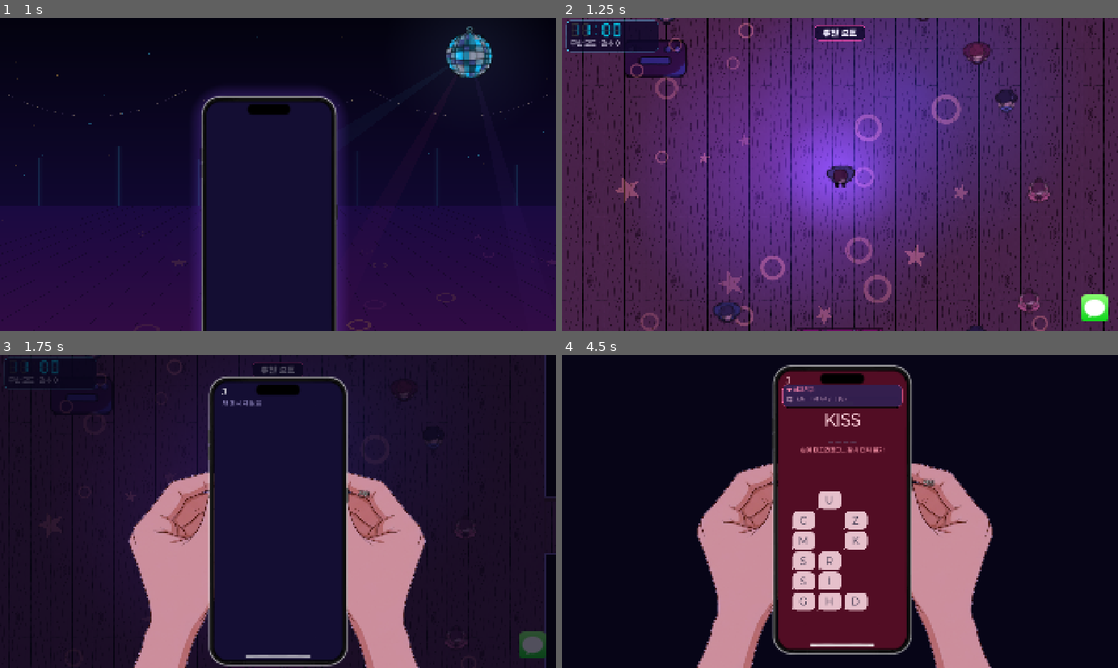
Above: before the commit, frames 1-4 (two rows, left to right).
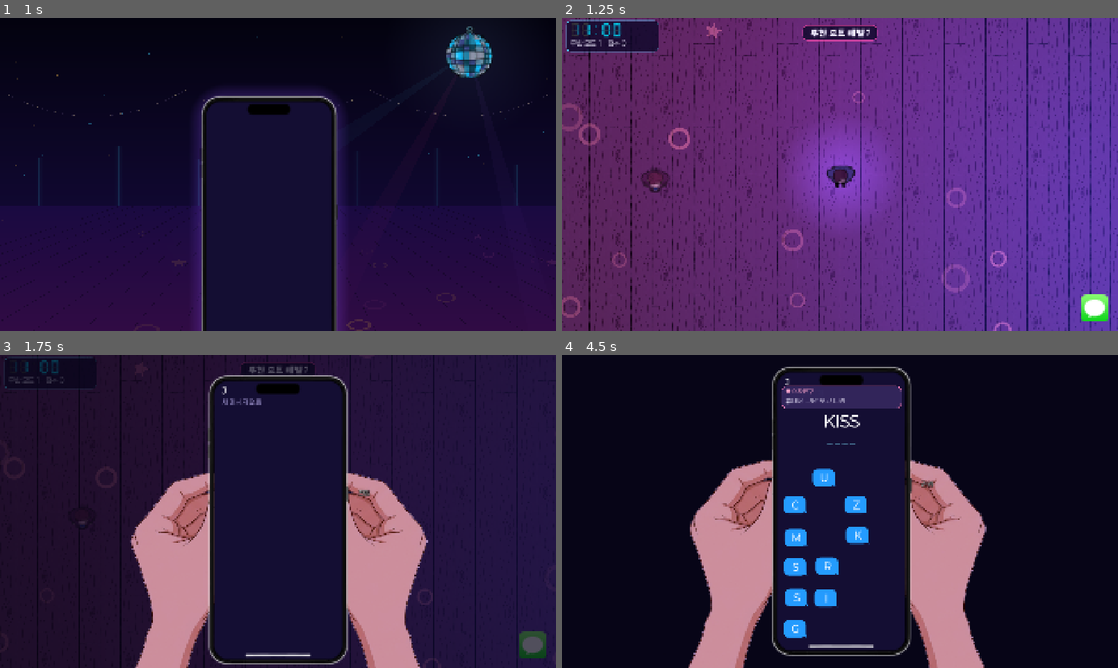
Above: after the commit, the same moments.

Repository: xyur2/DLQ
Game: Godot game, scene res://scenes/menu/menu.tscn
The game is run twice, just before and just after one commit, with the same random seed, the same clock (stepped at 60 frames per second) and the same inputs.
Inputs (mouse positions are in pixels of both pictures, inside the frame that each line leads up to):
- Up to frame 1 (1 s): click "무한 모드" at 0.5 s
- Up to frame 2 (1.25 s): no input
- Up to frame 3 (1.75 s): tap Enter at 1.25 s; move the mouse to (533, 646) at 1.27 s; hold D (move_right) from 1.28 s (still down); hold E (interact) from 1.28 s (still down); click (533, 646) at 1.42 s
- Up to frame 4 (4.5 s): move the mouse to (728, 527) at 2.02 s; release D (move_right) at 2.03 s; release E (interact) at 2.03 s; hold S (move_down) 2.03-2.78 s; tap E (interact) at 2.1, 3.05, 3.8 s; move the mouse to (895, 442) at 2.77 s; hold D (move_right) 2.78-3.53 s; hold N (next_level) 2.78-3.53 s; move the mouse to (812, 574) at 3.52 s; hold W (move_up) 3.53-4.28 s; tap Q (open_phone) at 3.6 s; click (812, 574) at 3.67 s; move the mouse to (1006, 558) at 4.27 s; hold A (move_left) from 4.28 s (still down); hold E (interact) from 4.28 s (still down); tap Z at 4.35 s

Frame 1 is identical in both runs. In frame 2, 61% of the frame differs, in the area x 0-100%, y 0-100%; in frame 3, 20%; in frame 4, 25%.

Commit message:
무한 모드: 끝없는 맵, 화면 밖 생성·삭제, 한 번 쓰는 소품, 1시간마다 레벨 업 / 명세서 v2.7
- endless.tscn(EndlessLevel): 방·벽 없이 상하좌우로 끝없는 바닥. 카메라 둘레만 타일을 칠함
- EndlessSpawner: 플레이어 둘레 1920×1440 구역의 사람 수와 소품 3개를 화면 밖에서 맞추고, 멀어지면 지움
- 소품 single_use: 한 번 쓰면 사라지고 효과가 끝나면 노드 삭제
- 게임 시간 1시간(180초)마다 무한 레벨 업: 사람 10→30명, DM 3.0→1.5초, 쉬는 시간 5→2.5초(레벨 11에서 상한). 시계 계속 흐름
- 조명 무늬를 플레이어 둘레에 반복(setup_wrapped), 사라진 사람은 소리 목록에서 뺌
- 무한 모드는 히든 엔딩 판정 안 함
- 명세서 v2.7: 레벨 9개, 맵 3종, 방별 인원 나누기, 반응 점수, 무한 모드, 측정값

Co-Authored-By: Claude Opus 5.5 <noreply@anthropic.com>

Diff:
--- /dev/null
+++ b/scenes/top_view/levels/endless.tscn
@@ -0,0 +1,16 @@
+[gd_scene format=3]
+
+[ext_resource type="Script" path="res://scripts/endless_level.gd" id="1_level"]
+[ext_resource type="TileSet" path="res://scenes/top_view/map_tiles.tres" id="2_tiles"]
+
+[node name="EndlessLevel" type="Node2D"]
+script = ExtResource("1_level")
+
+[node name="Floor" type="TileMapLayer" parent="."]
+scale = Vector2(0.5, 0.5)
+tile_set = ExtResource("2_tiles")
+collision_enabled = false
+
+[node name="PlayerStart" type="Marker2D" parent="."]
+
+[node name="Props" type="Node2D" parent="."]
--- a/scripts/audio_director.gd
+++ b/scripts/audio_director.gd
@@ -75,7 +75,12 @@
     if in_alert and not _was_in_alert:
         _play_sfx(_alert_stream)
     _was_in_alert = in_alert
-    for entry: Dictionary in _npc_entries:
+    for i: int in range(_npc_entries.size() - 1, -1, -1):
+        var entry: Dictionary = _npc_entries[i]
+        # 무한 모드에서는 사람이 사라지므로 지워진 사람은 목록에서 뺀다.
+        if not is_instance_valid(entry['npc']):
+            _npc_entries.remove_at(i)
+            continue
         var npc: PartyNpc = entry['npc']
         var footstep: AudioStreamPlayer2D = entry['footstep']
         var walking: bool = npc.is_walking() and GameState.is_playing()
--- /dev/null
+++ b/scripts/endless_level.gd
@@ -0,0 +1,118 @@
+class_name EndlessLevel
+extends PartyLevel
+## 무한 모드의 맵: 방과 벽 없이 상하좌우로 끝없이 이어진 바닥 하나. scenes/top_view/levels/endless.tscn의 루트에 붙는다.
+## 바닥 타일(Floor)은 카메라 둘레만 칠하고 멀어진 칸은 지운다. 무늬는 일반 맵과 같다(칸 좌표를 3으로 나눈 나머지).
+## 방이 하나뿐이라 사람은 문을 찾지 않고 곧장 걷는다.
+## 걸어갈 곳은 지금 자리에서 ENDLESS_WANDER_RADIUS 안, 처음 놓을 곳은 플레이어 둘레 구역(ENDLESS_ZONE_HALF) 안이다.
+
+const FLOOR_SOURCE: int = 1
+const CELL: float = 48.0
+const FILL_MARGIN_CELLS: int = 8     # 화면 밖으로 미리 칠해 두는 칸 수
+const REFILL_STEP_CELLS: int = 4     # 카메라가 이만큼 움직이면 다시 칠한다
+
+## 구역의 중심 (플레이어). TopView가 넣어 준다.
+var follow_node: Node2D = null
+
+var _filled_center: Vector2i = Vector2i(1 << 30, 1 << 30)
+
+@onready var _floor: TileMapLayer = $Floor
+
+
+func _process(_delta: float) -> void:
+    var center: Vector2 = _view_center()
+    var cell := Vector2i(floori(center.x / CELL), floori(center.y / CELL))
+    if absi(cell.x - _filled_center.x) >= REFILL_STEP_CELLS or absi(cell.y - _filled_center.y) >= REFILL_STEP_CELLS:
+        _fill_floor(cell)
+
+
+## 구역의 중심 (플레이어 위치, 없으면 원점)
+func zone_center() -> Vector2:
+    return follow_node.global_position if follow_node != null else Vector2.ZERO
+
+
+func _view_center() -> Vector2:
+    var camera: Camera2D = get_viewport().get_camera_2d()
+    return camera.get_screen_center_position() if camera != null else zone_center()
+
+
+func _fill_floor(cell: Vector2i) -> void:
+    _filled_center = cell
+    var camera: Camera2D = get_viewport().get_camera_2d()
+    var zoom: Vector2 = camera.zoom if camera != null else Vector2.ONE
+    var half_view: Vector2 = get_viewport().get_visible_rect().size / zoom * 0.5
+    var half := Vector2i(ceili(half_view.x / CELL), ceili(half_view.y / CELL)) + Vector2i.ONE * FILL_MARGIN_CELLS
+    var keep: Vector2i = half + Vector2i.ONE * REFILL_STEP_CELLS * 2
+    for used: Vector2i in _floor.get_used_cells():
+        if absi(used.x - cell.x) > keep.x or absi(used.y - cell.y) > keep.y:
+            _floor.erase_cell(used)
+    for x: int in range(cell.x - half.x, cell.x + half.x + 1):
+        for y: int in range(cell.y - half.y, cell.y + half.y + 1):
+            var c := Vector2i(x, y)
+            if _floor.get_cell_source_id(c) == -1:
+                _floor.set_cell(c, FLOOR_SOURCE, Vector2i(posmod(x, 3), posmod(y, 3)))
+
+
+# ── PartyLevel을 방 하나짜리 끝없는 바닥으로 바꾼다 ──
+
+func room_quota(_index: int) -> int:
+    return 0
+
+
+func total_quota() -> int:
+    return 0
+
+
+func set_allocation(total: int) -> void:
+    room_alloc.clear()
+    room_alloc.append(total)
+    room_load.clear()
+    room_load.append(0)
+
+
+func room_at(_point: Vector2) -> int:
+    return 0
+
+
+func room_or_nearest(_point: Vector2) -> int:
+    return 0
+
+
+## 플레이어 둘레 구역 안의 무작위 지점
+func random_point_in_room(_index: int) -> Vector2:
+    var half: Vector2 = GameConfig.ENDLESS_ZONE_HALF
+    return zone_center() + Vector2(randf_range(-half.x, half.x), randf_range(-half.y, half.y))
+
+
+## 걸어갈 곳: from_point에서 ENDLESS_WANDER_RADIUS 안(소품 위는 피함). from_point가 없으면 구역 안.
+func random_point(from_point: Vector2 = Vector2.INF) -> Vector2:
+    if from_point == Vector2.INF:
+        return random_free_point_in_room(0)
+    var radius: float = GameConfig.ENDLESS_WANDER_RADIUS
+    var point: Vector2 = from_point + Vector2.from_angle(randf() * TAU) * randf_range(radius * 0.25, radius)
+    for _attempt: int in FREE_POINT_ATTEMPTS:
+        if not is_on_prop(point):
+            break
+        point = from_point + Vector2.from_angle(randf() * TAU) * randf_range(radius * 0.25, radius)
+    return point
+
+
+func clamp_point(point: Vector2, _room_hint: int = -1) -> Vector2:
+    return point
+
+
+func can_reach(_from_point: Vector2, _to_point: Vector2) -> bool:
+    return true
+
+
+func next_step(_from_point: Vector2, to_point: Vector2) -> Vector2:
+    return to_point
+
+
+func room_path(_a: int, _b: int) -> Array[int]:
+    var path: Array[int] = [0]
+    return path
+
+
+func reachable_rooms(_from_room: int) -> Array[int]:
+    var result: Array[int] = [0]
+    return result
--- /dev/null
+++ b/scripts/endless_spawner.gd
@@ -0,0 +1,125 @@
+class_name EndlessSpawner
+extends Node
+## 무한 모드: 플레이어 둘레 구역(ENDLESS_ZONE_HALF)의 사람과 소품 수를 맞춘다. TopView가 만들어 붙인다.
+## ENDLESS_SPAWN_INTERVAL마다
+## - 구역에서 ENDLESS_DESPAWN_MARGIN보다 멀고 화면 밖인 사람과 (안 쓴) 소품을 지운다. 따라오는 중인 사람은 남긴다.
+## - 사람이 목표 인원(cfg['npc_target'])보다 적으면 구역 안, 화면 밖 무작위 자리에 새로 만든다.
+##   따라오는 옵션은 지금 있는 사람 중 cfg['follower_count']명이 되도록 새 사람에게 준다.
+## - 안 쓴 소품이 ENDLESS_PROP_COUNT보다 적으면 같은 식으로 새로 만든다. 종류는 무작위, 한 번 쓰면 사라진다.
+
+const PROP_SCENE: PackedScene = preload('res://scenes/top_view/prop.tscn')
+const PROP_IDS: Array[String] = ['speaker', 'light', 'playlist']
+const SPOT_ATTEMPTS: int = 30
+
+## 누적 수 (테스트와 디버그용)
+var npcs_spawned: int = 0
+var npcs_removed: int = 0
+var props_spawned: int = 0
+var props_removed: int = 0
+
+var _top_view: TopView = null
+var _level: EndlessLevel = null
+var _player: Node2D = null
+var _npcs_root: Node = null
+var _left: float = 0.0
+
+
+func setup(top_view: TopView, level: EndlessLevel, player: Node2D, npcs_root: Node) -> void:
+    _top_view = top_view
+    _level = level
+    _player = player
+    _npcs_root = npcs_root
+    _left = 0.0
+
+
+func _physics_process(delta: float) -> void:
+    if _level == null or not GameState.is_playing():
+        return
+    _left -= delta
+    if _left > 0.0:
+        return
+    _left = GameConfig.ENDLESS_SPAWN_INTERVAL
+    refresh()
+
+
+func refresh() -> void:
+    var view: Rect2 = _view_rect().grow(GameConfig.ENDLESS_VIEW_MARGIN)
+    var half: Vector2 = GameConfig.ENDLESS_ZONE_HALF
+    var zone := Rect2(_player.global_position - half, half * 2.0)
+    var keep: Rect2 = zone.grow(GameConfig.ENDLESS_DESPAWN_MARGIN)
+
+    var alive: Array[PartyNpc] = []
+    var followers: int = 0
+    for node: Node in _npcs_root.get_children():
+        var npc := node as PartyNpc
+        if npc == null or npc.is_queued_for_deletion():
+            continue
+        var far: bool = not keep.has_point(npc.global_position) and not view.has_point(npc.global_position)
+        if far and not npc.is_following():
+            npc.queue_free()
+            npcs_removed += 1
+            continue
+        alive.append(npc)
+        if npc.follower_option:
+            followers += 1
+    for _k: int in maxi(0, int(GameState.cfg['npc_target']) - alive.size()):
+        var point: Vector2 = _free_point(zone, view, alive)
+        if point == Vector2.INF:
+            break
+        var follower: bool = followers < int(GameState.cfg['follower_count'])
+        if follower:
+            followers += 1
+        alive.append(_top_view.create_npc(point, 'normal', follower))
+        npcs_spawned += 1
+
+    var unused_props: int = 0
+    for prop: PartyProp in _level.get_props():
+        if prop.is_queued_for_deletion() or prop.used_up:
+            continue
+        if not keep.has_point(prop.global_position) and not view.has_point(prop.global_position):
+            prop.queue_free()
+            props_removed += 1
+            continue
+        unused_props += 1
+    for _k: int in maxi(0, GameConfig.ENDLESS_PROP_COUNT - unused_props):
+        var point: Vector2 = _free_point(zone, view, alive)
+        if point == Vector2.INF:
+            break
+        _spawn_prop(point)
+
+
+## 구역 안, 화면 밖이고 소품 위가 아니며 다른 사람과 떨어진 무작위 지점. 못 찾으면 Vector2.INF.
+func _free_point(zone: Rect2, view: Rect2, others: Array[PartyNpc]) -> Vector2:
+    for _attempt: int in SPOT_ATTEMPTS:
+        var point: Vector2 = zone.position + Vector2(randf(), randf()) * zone.size
+        if view.has_point(point) or _level.is_on_prop(point):
+            continue
+        var crowded: bool = false
+        for other: PartyNpc in others:
+            if other.global_position.distance_to(point) < GameConfig.NPC_SPAWN_SPACING:
+                crowded = true
+                break
+        if not crowded:
+            return point
+    return Vector2.INF
+
+
+func _spawn_prop(point: Vector2) -> void:
+    var prop: PartyProp = PROP_SCENE.instantiate()
+    var prop_id: String = PROP_IDS.pick_random()
+    prop.prop_id = prop_id
+    prop.single_use = true
+    prop.aggro_offset = Vector2.from_angle(randf() * TAU) * float(GameConfig.ENDLESS_AGGRO_OFFSETS[prop_id])
+    prop.position = _level.to_local(point)
+    _level.get_node('Props').add_child(prop)
+    props_spawned += 1
+
+
+## 지금 화면에 보이는 월드 영역
+func _view_rect() -> Rect2:
+    var camera: Camera2D = get_viewport().get_camera_2d()
+    var size: Vector2 = get_viewport().get_visible_rect().size
+    if camera == null:
+        return Rect2(_player.global_position - size * 0.5, size)
+    size /= camera.zoom
+    return Rect2(camera.get_screen_center_position() - size * 0.5, size)
--- a/scripts/game_config.gd
+++ b/scripts/game_config.gd
@@ -195,6 +195,35 @@
         'follower_count': 3, 'dm_interval': 1.8, 'reply_cooldown': 3.0, 'letter_gap': 6.0,
         'caught_radius': 80.0, 'decoy_count': 8, 'wrong_lock_time': 2.0},
 ]
+
+# 무한 모드. 방과 벽 없이 상하좌우로 끝없이 이어진 바닥(ENDLESS_SCENE).
+# 사람과 소품은 플레이어 둘레 구역(ENDLESS_ZONE_HALF) 안, 화면 밖에서 생기고, 구역에서 멀어지고 화면 밖이면 사라진다.
+# 소품은 한 번 쓰면 사라진다. 게임 시간 1시간(ENDLESS_LEVEL_SEC, 시계 1시간)마다 무한 레벨이 오른다.
+# 무한 레벨 n의 값 = START + STEP × (n − 1)이고 상한(MAX, MIN)에서 멈춘다. 사람 수와 DM 주기는 레벨 11에서 상한.
+const ENDLESS_SCENE: String = 'res://scenes/top_view/levels/endless.tscn'
+const ENDLESS_LEVEL_SEC: float = 180.0          # 게임 시간 1시간 (SURVIVE_TIME과 같음)
+const ENDLESS_NPC_START: int = 10               # 구역 안 사람 수
+const ENDLESS_NPC_STEP: int = 2
+const ENDLESS_NPC_MAX: int = 30
+const ENDLESS_DM_START: float = 3.0             # DM 도착 주기(초)
+const ENDLESS_DM_STEP: float = 0.15
+const ENDLESS_DM_MIN: float = 1.5
+const ENDLESS_COOLDOWN_START: float = 5.0       # 답장 후 쉬는 시간(초)
+const ENDLESS_COOLDOWN_STEP: float = 0.25
+const ENDLESS_COOLDOWN_MIN: float = 2.5
+const ENDLESS_LETTER_GAP_START: float = 40.0    # 휴대폰 글자 간격. LETTER_MIN_GAP에서 멈춤
+const ENDLESS_LETTER_GAP_STEP: float = 5.0
+const ENDLESS_DECOY_START: int = 6              # 섞이는 글자 수. 3레벨마다 +1
+const ENDLESS_DECOY_MAX: int = 8
+const ENDLESS_FOLLOWER_MAX: int = 3             # 따라오는 사람. 1명에서 3레벨마다 +1
+const ENDLESS_ZONE_HALF: Vector2 = Vector2(960.0, 720.0)   # 플레이어 둘레 1920×1440 구역. 30명이면 레벨 9 맵과 비슷한 밀도
+const ENDLESS_DESPAWN_MARGIN: float = 240.0     # 구역에서 이만큼 더 멀어지고 화면 밖이면 사라진다
+const ENDLESS_VIEW_MARGIN: float = 96.0         # 화면 가장자리에서 이만큼 바깥이어야 생기거나 사라진다
+const ENDLESS_SPAWN_INTERVAL: float = 0.5       # 사람·소품 수를 맞추는 간격(초)
+const ENDLESS_WANDER_RADIUS: float = 360.0      # 사람이 한 번에 걸어가는 최대 거리
+const ENDLESS_PROP_COUNT: int = 3               # 구역 안에 늘 있는 (아직 안 쓴) 소품 수
+const ENDLESS_AGGRO_OFFSETS: Dictionary = {'speaker': 0.0, 'light': 400.0, 'playlist': 500.0}  # 소품에서 어그로 지점까지 거리(방향 무작위)
+const ENDLESS_LIGHT_WINDOW: Vector2 = Vector2(3200.0, 2400.0)  # 바닥 조명 무늬가 반복되는 크기
 
 # ===== B 구역 =====
 const VIEW_SIZE: Vector2 = Vector2(1920.0, 1080.0)
--- a/scripts/game_hud.gd
+++ b/scripts/game_hud.gd
@@ -19,7 +19,7 @@
         _notice.text = '밀려났다... %d초' % ceili(GameState.stun_left)
     elif GameState.slow_dance_active:
         _notice.text = '슬로우 댄스 타임'
-    elif GameState.is_playing() and GameState.elapsed_time < GameConfig.LEVEL_TITLE_SEC:
+    elif GameState.is_playing() and GameState.level_title_left > 0.0:
         _notice.text = GameState.get_level_title()
     else:
         _notice.text = ''
--- a/scripts/game_state.gd
+++ b/scripts/game_state.gd
@@ -22,6 +22,7 @@
 signal slow_dance_changed(active: bool)
 signal circle_ending_started()
 signal circle_scare_started()
+signal endless_level_changed(level: int)
 
 var state: State = State.INTRO
 var end_reason: EndReason = EndReason.NONE
@@ -37,6 +38,8 @@
 var tremor_closeness: float = 0.0   # 손 떨림용 근접도 0~1 (TREMOR_FAR_RADIUS → 발각 반경)
 var debug_enabled: bool = false
 var endless_mode: bool = false     # 무한 모드: 시간이 다 돼도 승리하지 않고 끝날 때까지 점수를 쌓는다
+var endless_level: int = 1         # 무한 모드 레벨. 게임 시간 1시간마다 오른다
+var level_title_left: float = 0.0  # 위쪽 알림에 레벨 이름을 보여 줄 남은 시간 (시작할 때, 무한 레벨이 오를 때)
 var score: int = 0
 var stun_left: float = 0.0
 var slow_dance_active: bool = false
@@ -56,7 +59,12 @@
 ## 모든 값을 초기화한다. Main._enter_tree()에서 호출한다(자식 씬의 _ready보다 먼저).
 func start_game() -> void:
     level_index = clampi(level_index, 0, GameConfig.LEVELS.size() - 1)
-    cfg = GameConfig.TEST_LEVEL if test_level else GameConfig.LEVELS[level_index]
+    endless_level = 1
+    if endless_mode:
+        cfg = endless_config(1)
+    else:
+        cfg = GameConfig.TEST_LEVEL if test_level else GameConfig.LEVELS[level_index]
+    level_title_left = GameConfig.LEVEL_TITLE_SEC
     end_reason = EndReason.NONE
     phone_on = false
     dm_stage = 0
@@ -96,14 +104,34 @@
 
 
 func get_level_title() -> String:
-    return '무한 모드' if endless_mode else String(cfg['title'])
+    return String(cfg['title'])
 
 
 ## 화면에 보이는 레벨 번호는 1부터 시작한다.
 func get_level_label() -> String:
     if endless_mode:
-        return '무한 모드'
+        return '무한 모드 %d' % endless_level
     return 'Level 0' if test_level else 'Level %d' % (level_index + 1)
+
+
+## 무한 모드 레벨 level의 설정. 레벨이 오를수록 사람이 많고 DM이 자주 오며, 상한에서 멈춘다(GameConfig.ENDLESS_*).
+static func endless_config(level: int) -> Dictionary:
+    var step: int = maxi(level - 1, 0)
+    var every_three: int = floori(step / 3.0)
+    return {
+        'title': '무한 모드 레벨 %d' % level,
+        'scene': GameConfig.ENDLESS_SCENE,
+        'npc_target': mini(GameConfig.ENDLESS_NPC_START + GameConfig.ENDLESS_NPC_STEP * step, GameConfig.ENDLESS_NPC_MAX),
+        'npc_bonus': 0,
+        'npc_kinds': {},
+        'follower_count': mini(1 + every_three, GameConfig.ENDLESS_FOLLOWER_MAX),
+        'dm_interval': maxf(GameConfig.ENDLESS_DM_START - GameConfig.ENDLESS_DM_STEP * step, GameConfig.ENDLESS_DM_MIN),
+        'reply_cooldown': maxf(GameConfig.ENDLESS_COOLDOWN_START - GameConfig.ENDLESS_COOLDOWN_STEP * step, GameConfig.ENDLESS_COOLDOWN_MIN),
+        'letter_gap': maxf(GameConfig.ENDLESS_LETTER_GAP_START - GameConfig.ENDLESS_LETTER_GAP_STEP * step, GameConfig.LETTER_MIN_GAP),
+        'caught_radius': 80.0,
+        'decoy_count': mini(GameConfig.ENDLESS_DECOY_START + every_three, GameConfig.ENDLESS_DECOY_MAX),
+        'wrong_lock_time': 2.0,
+    }
 
 
 func is_playing() -> bool:
@@ -118,6 +146,9 @@
     if not is_playing():
         return
     elapsed_time += delta
+    level_title_left = maxf(0.0, level_title_left - delta)
+    if endless_mode:
+        _update_endless_level()
     stun_left = maxf(0.0, stun_left - delta)
     _update_slow_dance()
     nearest_npc_px = nearest_px
@@ -131,6 +162,17 @@
     _check_end()
 
 
+## 무한 모드: 게임 시간 1시간마다 레벨을 올리고 설정(cfg)을 바꾼다. 다음 DM, 다음 단어부터 적용된다.
+func _update_endless_level() -> void:
+    var level: int = 1 + floori(elapsed_time / GameConfig.ENDLESS_LEVEL_SEC)
+    if level <= endless_level:
+        return
+    endless_level = level
+    cfg = endless_config(level)
+    level_title_left = GameConfig.LEVEL_TITLE_SEC
+    endless_level_changed.emit(level)
+
+
 ## Q 또는 아이콘 클릭. 켜기 전용.
 func open_phone() -> void:
     if is_playing() and not phone_on and not is_stunned():
@@ -231,6 +273,10 @@
 
 ## 왼쪽 위 시각. 180초 동안 11h 00 → 12h 00.
 func get_clock_text() -> String:
+    if endless_mode:
+        # 무한 모드는 12시에서 멈추지 않고 계속 흐른다 (1시간 = ENDLESS_LEVEL_SEC).
+        var total_minutes: int = floori(elapsed_time / GameConfig.ENDLESS_LEVEL_SEC * 60.0)
+        return '%02dh %02d' % [(11 + floori(total_minutes / 60.0)) % 24, total_minutes % 60]
     var ratio: float = clampf(elapsed_time / GameConfig.SURVIVE_TIME, 0.0, 1.0)
     var minutes: int = int(ratio * 60.0)
     if minutes >= 60:
--- a/scripts/main.gd
+++ b/scripts/main.gd
@@ -16,10 +16,10 @@
 func _ready() -> void:
 	RenderingServer.set_default_clear_color(GameConfig.BACKGROUND_COLOR)
 	GameState.game_ended.connect(_on_game_ended)
+	_top_view.npc_added.connect(_audio.attach_npc)
 	var npcs: Array[PartyNpc] = _top_view.spawn_npcs(_top_view.npc_count())
-	GameState.npc_total = npcs.size()
-	for npc: PartyNpc in npcs:
-		_audio.attach_npc(npc)
+	# 무한 모드는 사람이 생기고 사라지므로 히든 엔딩(모두 길막)을 판정하지 않는다.
+	GameState.npc_total = 0 if GameState.endless_mode else npcs.size()
 
 
 func _process(delta: float) -> void:
--- a/scripts/party_lighting.gd
+++ b/scripts/party_lighting.gd
@@ -22,6 +22,7 @@
 var _speed: float = 1.0
 var _slow: float = 0.0   # 0: 평소 조명, 1: 슬로우 댄스 조명
 var _soft_circle: GradientTexture2D = null
+var _wrap: Vector2 = Vector2.ZERO   # 무한 모드: 이 크기마다 조명 무늬를 반복한다
 
 @onready var _ambient: CanvasModulate = $Ambient
 
@@ -46,6 +47,22 @@
                 'speed': randf_range(0.1, 0.22),
                 'color': WASH_COLORS.pick_random(),
             })
+
+
+## 무한 모드: window 크기의 조명 무늬를 만들어 플레이어 둘레에 끝없이 이어 붙인다.
+func setup_wrapped(window: Vector2, player: Node2D) -> void:
+    var area: Array[Rect2] = [Rect2(-window * 0.5, window)]
+    setup(area, player)
+    _wrap = window
+
+
+## 무늬 안의 위치를 플레이어에게 가장 가까운 반복 위치로 옮긴다. 무한 모드가 아니면 그대로.
+func _wrapped(point: Vector2) -> Vector2:
+    if _wrap == Vector2.ZERO or _player == null:
+        return point
+    var center: Vector2 = to_local(_player.global_position)
+    var rel: Vector2 = point - center
+    return center + Vector2(wrapf(rel.x, -_wrap.x * 0.5, _wrap.x * 0.5), wrapf(rel.y, -_wrap.y * 0.5, _wrap.y * 0.5))
 
 
 func _ready() -> void:
@@ -84,7 +101,7 @@
     var point: Vector2 = inner.get_center() + Vector2(sin(phase) * inner.size.x, cos(phase * 1.3) * inner.size.y) * 0.5
     var color: Color = (wash['color'] as Color).lerp(SLOW_COLOR, _slow)
     color.a = WASH_ALPHA
-    _draw_soft(point, radius * 1.4, color)
+    _draw_soft(_wrapped(point), radius * 1.4, color)
 
 
 func _draw_soft(center: Vector2, radius: float, color: Color) -> void:
@@ -109,6 +126,7 @@
     var point: Vector2 = (spot['position'] as Vector2) + Vector2(sin(phase), cos(phase * 0.8)) * 40.0
     if not room.grow(-radius * 1.2).has_point(point):
         return
+    point = _wrapped(point)
     var color: Color = GOBO_COLOR.lerp(SLOW_COLOR, _slow)
     color.a = 0.42 + 0.14 * sin(phase * 3.0)
     if bool(spot['star']):
--- a/scripts/party_prop.gd
+++ b/scripts/party_prop.gd
@@ -22,6 +22,11 @@
 @export var aggro_offset: Vector2 = Vector2.ZERO
 ## 이 소품만 효과 반경을 바꿀 때 쓴다. 0이면 GameConfig.PROPS의 값.
 @export var radius_override: float = 0.0
+## 무한 모드: 한 번 쓰면 재사용 대기 대신 사라진다. 어그로 효과가 끝나면 노드도 지운다.
+@export var single_use: bool = false
+
+## 한 번 쓰고 사라졌는지 (single_use일 때)
+var used_up: bool = false
 
 var display_name: String = ''
 var aggro_radius: float = 0.0
@@ -83,6 +88,13 @@
 
 
 func _process(delta: float) -> void:
+    if used_up:
+        _active_left = maxf(0.0, _active_left - delta)
+        queue_redraw()
+        if _active_left <= 0.0:
+            _remove_effect()
+            queue_free()
+        return
     if _cooldown_left <= 0.0 and _active_left <= 0.0:
         return
     _cooldown_left = maxf(0.0, _cooldown_left - delta)
@@ -96,7 +108,7 @@
 
 ## 재사용 대기 중이 아니면 true (상호작용형 사람이 쓸 소품을 고를 때)
 func is_ready() -> bool:
-    return _cooldown_left <= 0.0
+    return _cooldown_left <= 0.0 and not used_up
 
 
 func get_hint() -> String:
@@ -106,14 +118,26 @@
 
 
 func interact(_player: Node) -> void:
-    if _cooldown_left > 0.0:
+    if _cooldown_left > 0.0 or used_up:
         return
-    _cooldown_left = cooldown_total
     _active_left = GameConfig.AGGRO_DURATION
-    _icon.modulate = COOLDOWN_TINT
-    _update_cooldown_display()
+    if single_use:
+        _use_up()
+    else:
+        _cooldown_left = cooldown_total
+        _icon.modulate = COOLDOWN_TINT
+        _update_cooldown_display()
     _spawn_effect()
     GameState.emit_aggro(get_aggro_point(), aggro_radius, GameConfig.AGGRO_DURATION)
+
+
+## 한 번 쓴 소품: 그림과 판정을 없애고, 어그로 효과만 끝날 때까지 남긴다.
+func _use_up() -> void:
+    used_up = true
+    remove_from_group('interactable')
+    _icon.visible = false
+    _shape.set_deferred('disabled', true)
+    _body_shape.set_deferred('disabled', true)
 
 
 func _update_cooldown_display() -> void:
--- a/scripts/scene_flow.gd
+++ b/scripts/scene_flow.gd
@@ -15,7 +15,7 @@
     _change_to(GAME_SCENE)
 
 
-## 무한 모드는 마지막 레벨의 설정으로 진행한다.
+## 무한 모드는 끝없는 맵(GameConfig.ENDLESS_SCENE)에서 진행하고, 설정은 GameState.endless_config()가 정한다.
 static func start_endless() -> void:
     GameState.set_endless(true)
     GameState.set_level(GameConfig.LEVELS.size() - 1)
--- a/scripts/top_view.gd
+++ b/scripts/top_view.gd
@@ -5,8 +5,12 @@
 const NPC_SCENE: PackedScene = preload('res://scenes/top_view/npc.tscn')
 const SPAWN_MAX_ATTEMPTS: int = 50
 
+## 사람을 새로 만들 때마다 (처음 배치, 무한 모드에서 새로 생길 때). Main이 소리를 붙인다.
+signal npc_added(npc: PartyNpc)
+
 var level: PartyLevel = null
-var balancer: CrowdBalancer = null
+var balancer: CrowdBalancer = null    # 일반 레벨: 방마다 인원 나누기
+var spawner: EndlessSpawner = null    # 무한 모드: 사람·소품 생성과 삭제
 
 @onready var player: PartyPlayer = $Player
 @onready var _npcs: Node2D = $NPCs
@@ -20,16 +24,26 @@
     add_child(level)
     move_child(level, 0)
     player.position = level.get_player_start()
-    ($Lighting as PartyLighting).setup(level.rooms, player)
-    balancer = CrowdBalancer.new()
-    balancer.name = 'CrowdBalancer'
-    add_child(balancer)
-    balancer.setup(level, _npcs)
+    if level is EndlessLevel:
+        (level as EndlessLevel).follow_node = player
+        ($Lighting as PartyLighting).setup_wrapped(GameConfig.ENDLESS_LIGHT_WINDOW, player)
+        spawner = EndlessSpawner.new()
+        spawner.name = 'EndlessSpawner'
+        add_child(spawner)
+        spawner.setup(self, level as EndlessLevel, player, _npcs)
+    else:
+        ($Lighting as PartyLighting).setup(level.rooms, player)
+        balancer = CrowdBalancer.new()
+        balancer.name = 'CrowdBalancer'
+        add_child(balancer)
+        balancer.setup(level, _npcs)
     GameState.circle_ending_started.connect(_on_circle_ending_started)
 
 
-## 이 판의 사람 수: 방 넓이로 정한 기본 인원의 합 + 레벨 추가 인원(npc_bonus)
+## 이 판의 처음 사람 수: 방 넓이로 정한 기본 인원의 합 + 레벨 추가 인원(npc_bonus). 무한 모드는 레벨의 목표 인원.
 func npc_count() -> int:
+    if level is EndlessLevel:
+        return int(GameState.cfg['npc_target'])
     return level.total_quota() + int(GameState.cfg['npc_bonus'])
 
 
@@ -57,22 +71,29 @@
     looks.shuffle()
     var result: Array[PartyNpc] = []
     for i: int in count:
-        var npc: PartyNpc = NPC_SCENE.instantiate()
         var room: int = spawn_rooms[i] if i < spawn_rooms.size() else 0
         var point: Vector2 = level.random_free_point_in_room(room)
         for _attempt: int in SPAWN_MAX_ATTEMPTS:
             if _is_free_spawn_point(point, result):
                 break
             point = level.random_free_point_in_room(room)
-        npc.position = point
-        npc.level = level
-        npc.follow_target = player
-        npc.kind = kinds[i]
-        npc.look = looks[i % looks.size()]
-        npc.follower_option = kinds[i] == 'normal' and i < int(GameState.cfg['follower_count'])
-        _npcs.add_child(npc)
-        result.append(npc)
+        var follower: bool = kinds[i] == 'normal' and i < int(GameState.cfg['follower_count'])
+        result.append(create_npc(point, kinds[i], follower, looks[i % looks.size()]))
     return result
+
+
+## 사람 하나를 point에 만든다. look이 0이면 생김새를 무작위로 고른다.
+func create_npc(point: Vector2, kind: String, follower: bool, look: int = 0) -> PartyNpc:
+    var npc: PartyNpc = NPC_SCENE.instantiate()
+    npc.position = point
+    npc.level = level
+    npc.follow_target = player
+    npc.kind = kind
+    npc.look = look if look > 0 else randi_range(1, GameAssets.NPC_LOOK_COUNT)
+    npc.follower_option = follower
+    _npcs.add_child(npc)
+    npc_added.emit(npc)
+    return npc
 
 
 func _is_free_spawn_point(point: Vector2, placed: Array[PartyNpc]) -> bool:
Not shown, changed: docs/홈커밍 파티 스릴러 구현 명세서 v2.md
